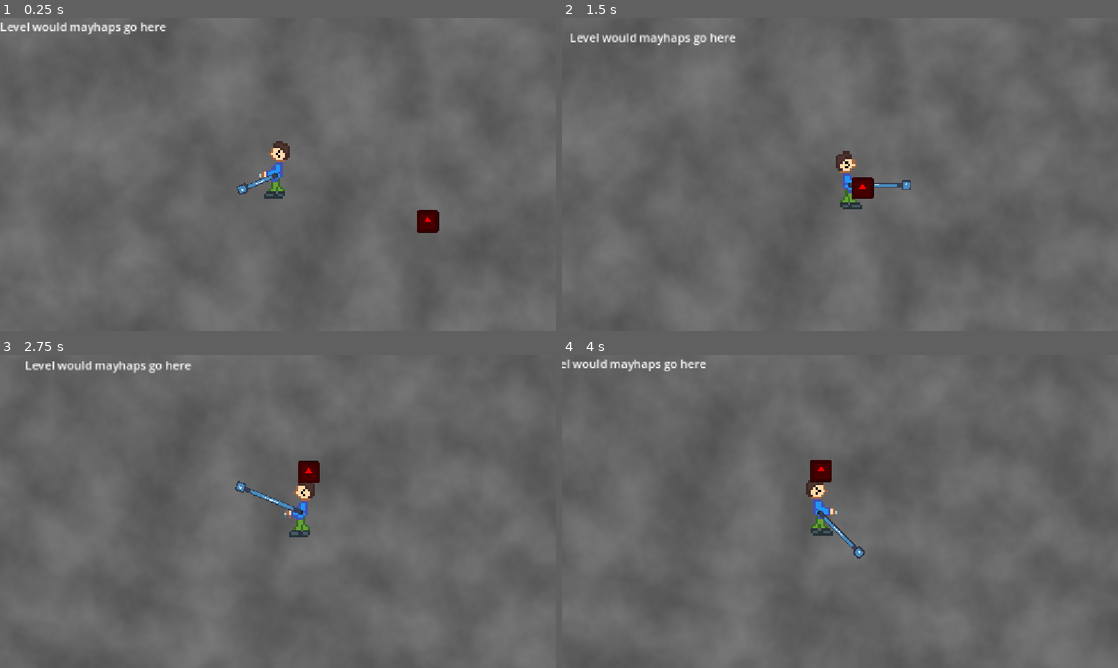
Above: before the commit, frames 1-4 (two rows, left to right).
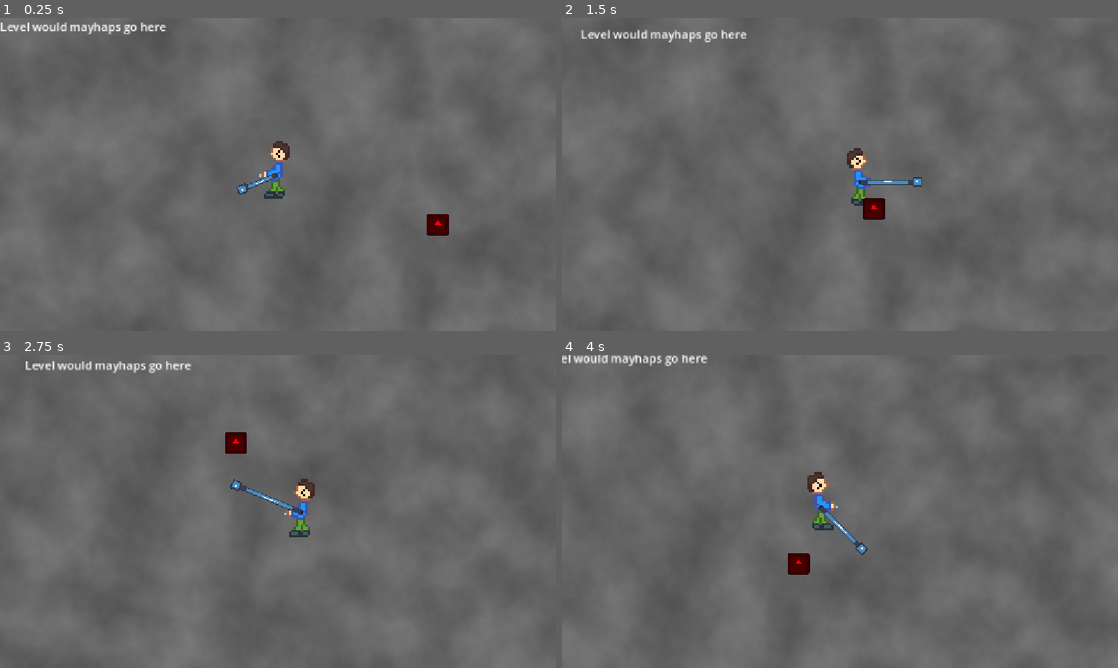
Above: after the commit, the same moments.

Repository: butteredsaltedtoast/super-miku-ball
Game: Godot game, scene res://levels/main_arena.tscn
Same seed, same stepped clock (60 frames per second), same inputs: the game is played once before the commit and once after it. The engine's default icon, where the game draws it, is replaced by a stand-in: a white triangle on a blue panel in a dark square.
Inputs:
- Up to frame 1 (0.25 s): no input
- Up to frame 2 (1.5 s): hold Right (arrow_right) 0.53-1.28 s; hold Z (primary) 0.53-1.28 s; hold Down (arrow_down) from 1.28 s (still down); tap Z (primary) at 1.35 s
- Up to frame 3 (2.75 s): release Down (arrow_down) at 2.03 s; hold Right (arrow_right) from 2.03 s (still down); hold Z (primary) from 2.03 s (still down)
- Up to frame 4 (4 s): release Right (arrow_right) at 2.78 s; release Z (primary) at 2.78 s; hold Up (arrow_up) 2.78-3.53 s; tap Z (primary) at 2.85 s; hold Left (arrow_left) from 3.53 s (still down); hold Z (primary) from 3.53 s (still down)

The runs differ from the first frame. In frame 1, 0.3% of the frame differs, in the area x 75-81%, y 61-70%; in frame 2, 2.1%; in frame 3, 0.6%; in frame 4, 2.7%, in the area x 0-100%, y 0-100%.

Commit message:
codeplantb added enemy kb and flicker plus smoother enemy movement

Diff:
--- a/enemies/enemy.gd
+++ b/enemies/enemy.gd
@@ -1,14 +1,29 @@
 extends CharacterBody2D
 
 const SPEED : float = 100.0
-var hp : float = 100.0
-
+@export var maxHP : float = 100.0
+var hp : float = maxHP
+var dmgCooldown : float = 0.3
+var cooldownTime : float = dmgCooldown
 func _physics_process(delta: float) -> void:
 	if GameState.player == null: return
-	velocity = global_position.direction_to(GameState.player.global_position) * SPEED
+	velocity = (global_position.direction_to(GameState.player.global_position) * SPEED * delta)+ velocity * (1 - delta)
+	if (cooldownTime < dmgCooldown):
+		cooldownTime += delta
+		if (fmod(cooldownTime,0.1) < 0.05):
+			visible = false
+		else:
+			visible = true
+	else:
+		cooldownTime = dmgCooldown
+		visible = true
 	move_and_slide()
 
-func take_damage(damage: float) -> void:
-	hp -= damage
+func take_damage(damage: float, hitAngle: float) -> void:
+	if (cooldownTime == dmgCooldown):
+		hp -= damage
+		cooldownTime = 0.0
+		velocity += Vector2(cos(hitAngle + 0.4)*(SPEED + 35),sin(hitAngle + 0.4)*(SPEED + 35))
+
 	if(hp <= 0):
 		queue_free()
--- a/player/player.gd
+++ b/player/player.gd
@@ -43,7 +43,7 @@
 	if invincible:
 		return
 	health -= damage
-	#print("health: ", health)
+	print("took damage. health: ", health)
 	invincible = true
 	$Timer.start()
 
--- a/player/yoyo.gd
+++ b/player/yoyo.gd
@@ -2,6 +2,6 @@
 
 
 func _on_body_entered(body: Node2D) -> void:
-	#print("yoyo hit ", body.get_groups())
+	#print(body.get_groups())
 	if body.is_in_group("enemies"):
-		body.take_damage(25.0)
+		body.take_damage(25.0,get_parent().rotation)
